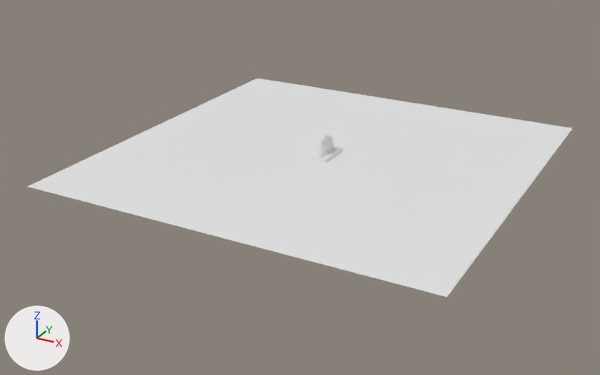
One commit to the Blender file dinosaur/dinosaur.blend: the scene before it, then after it.
The view is the same before and after, from a camera (50 mm lens) standing at (24.5, -50.0, 21.2) and looking at (-1.0, -3.6, -2.0). The lights are fixed; the arrows at lower left show +X, +Y and +Z.
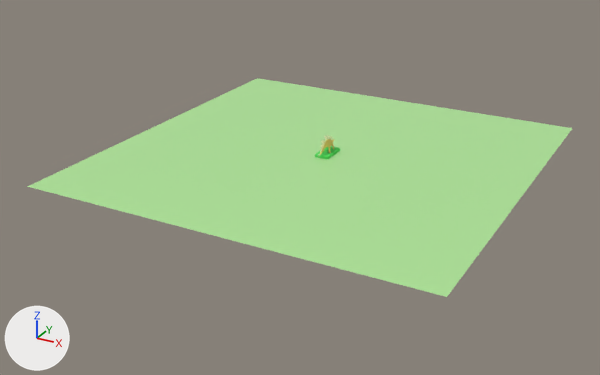
The change, as JSON lines over the scene's bpy script:
```json
{"op": "add", "block": "mat_ground", "code": ["mat_ground = principled_material('ground')", "mat_ground.base_color = (0.0886, 0.8, 0.12)  # green #54e761", "mat_ground.roughness = 1.0"]}
{"op": "add", "block": "mat_back", "code": ["mat_back = principled_material('back')", "mat_back.base_color = (0.44, 0.8, 0.323)  # green #b1e79a"]}
{"block": "me_plane_002", "where": "me_plane_002.from_pydata(...)  # 4 vertices, 1 face; spans x -1.0..1.0, y -1.0..1.0, z 0.0"}
{"op": "add", "block": "me_plane_002", "code": "me_plane_002.materials.append(mat_back)  # green #b1e79a"}
{"block": "me_cube", "where": "me_cube.from_pydata(...)  # 8 vertices, 6 faces; spans x -0.65..0.65, y -1.28..1.28, z -0.06..0.06"}
{"op": "add", "block": "me_cube", "code": "me_cube.materials.append(mat_ground)  # green #54e761"}
{"op": "set", "path": "ob_cube.location", "old": "(0.0, -1.69, 0.08)", "new": "(0.0, -1.48, 0.08)"}
{"op": "set", "path": "ob_cube.scale", "old": "(1.0, 1.0, 2.15)", "new": "(0.751, 0.751, 2.15)"}
```

What differs and where, as boxes (x1, y1, x2, y2) in the pictures (600 x 375 px):
```json
{"object": "Plane.020", "change": "recoloured", "before": [27, 78, 572, 297], "after": [27, 78, 572, 297], "on screen": "white to green"}
{"object": "Cube", "change": "recoloured, moved, rescaled", "before": [310, 146, 343, 162], "after": [315, 146, 340, 159]}
```
